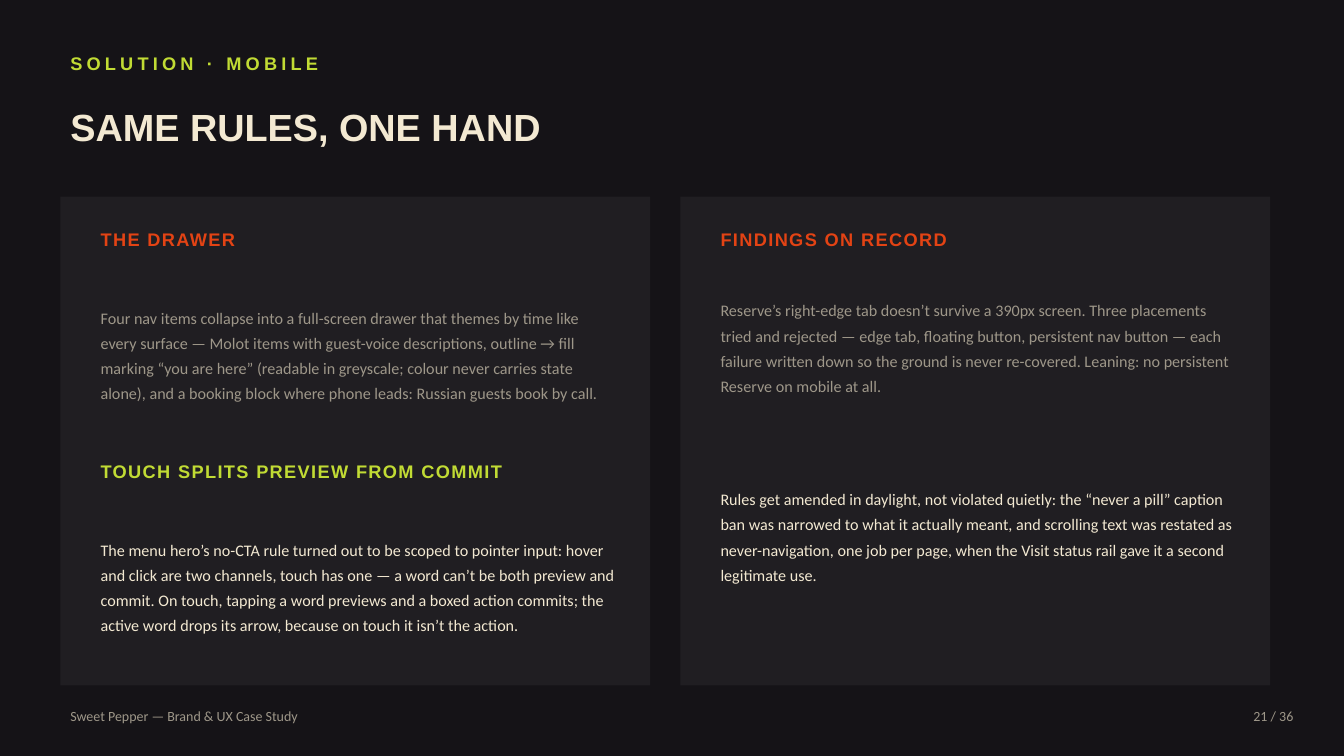
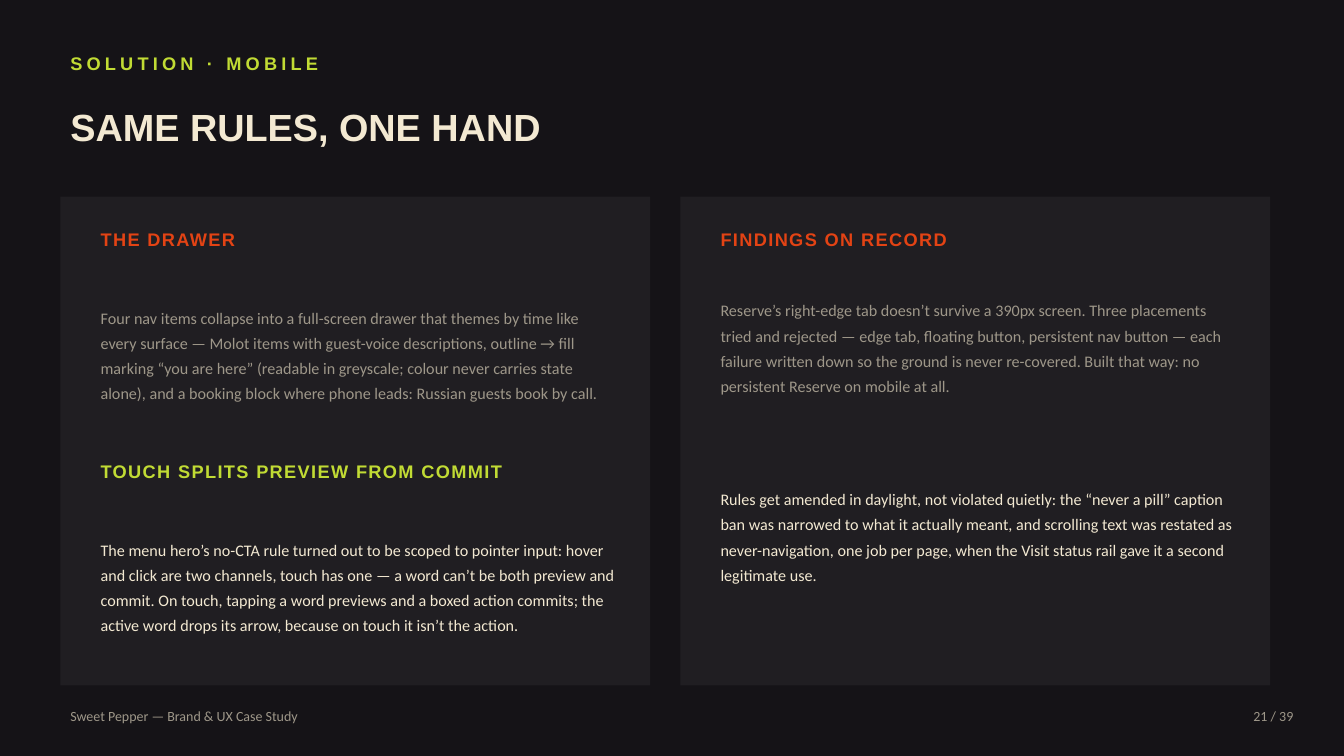
Before and after one commit to conceptly/sweet-pepper-bar, a slide deck: slide 21 of case-study/Sweet-Pepper-Case-Study.pptx. Drawn at 1344x756 pixels with LibreOffice and Linux fonts; fonts in the diff are those of the drawing. Boxes give left, top, right and bottom in pixels: in the first picture for what was removed or moved away, otherwise in the second. Text is boxed around its words. In the diff, an @@ line names an element or a change of style, - is before the commit and + after.

```diff
--- a/case-study/Sweet-Pepper-Case-Study.pptx
+++ b/case-study/Sweet-Pepper-Case-Study.pptx
@@ text at [721,305,1221,395]: text changed @@
-Reserve’s right-edge tab doesn’t survive a 390px screen. Three placements tried and rejected — edge tab, floating button, persistent nav button — each failure written down so the ground is never re-covered. Leaning: no persistent Reserve on mobile at all.
+Reserve’s right-edge tab doesn’t survive a 390px screen. Three placements tried and rejected — edge tab, floating button, persistent nav button — each failure written down so the ground is never re-covered. Built that way: no persistent Reserve on mobile at all.
@@ text at [1253,712,1293,721]: text changed @@
-21 / 36
+21 / 39
```
Also in this commit, not shown: 33 other slides changed, 3 slides added, 33 other files.
